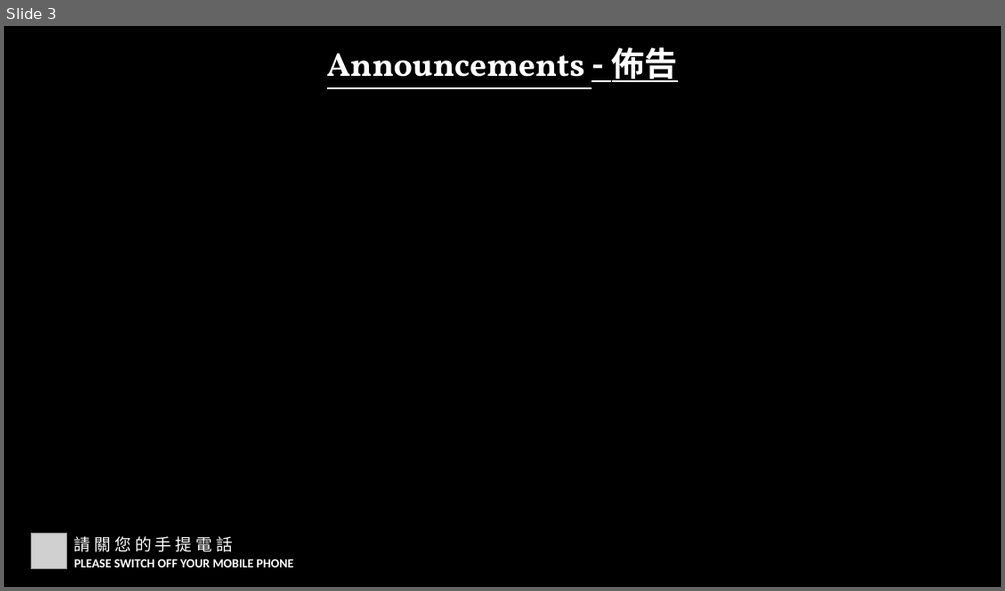
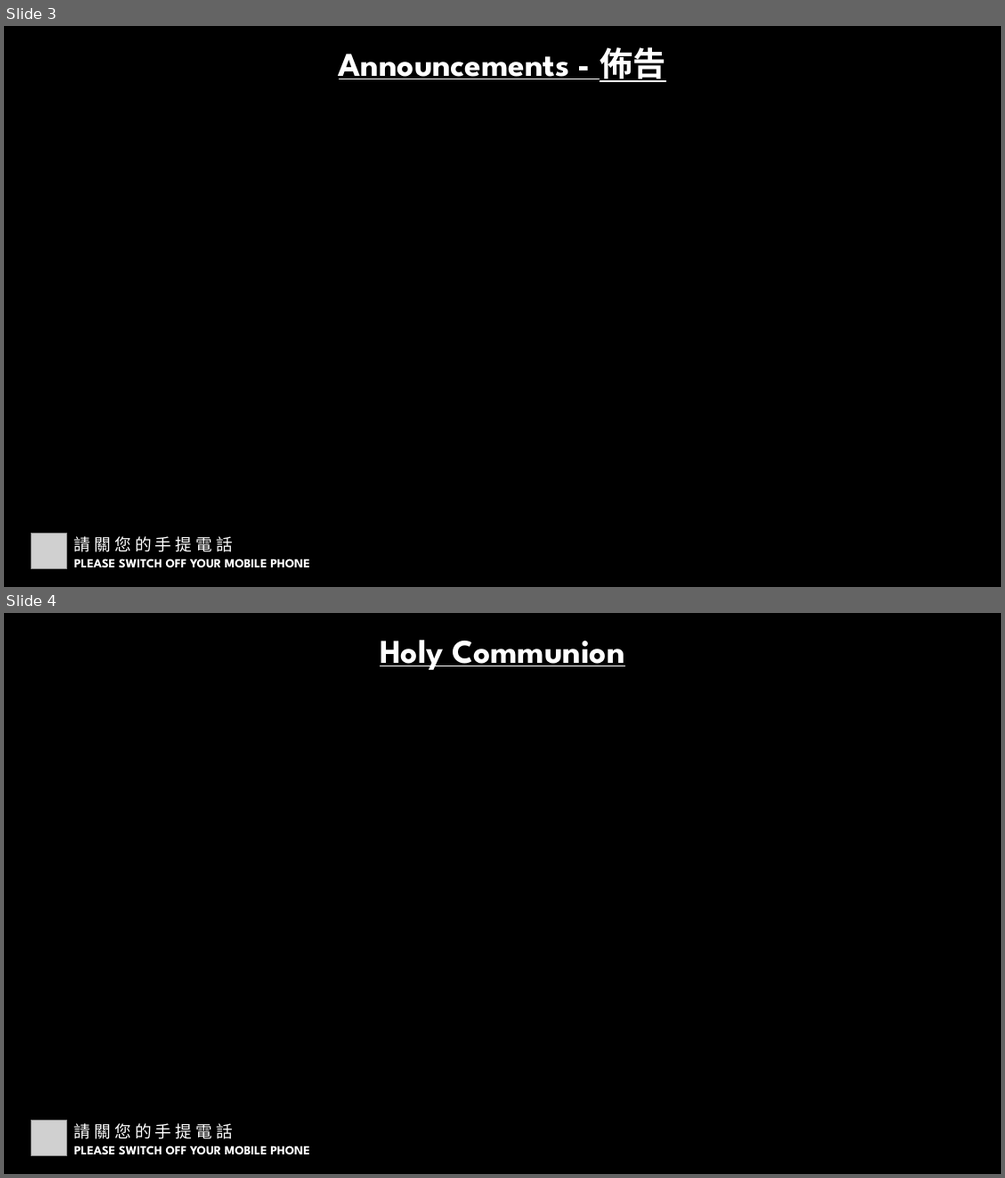
Before and after one commit to calebchanwy/tjc-powerpoint, a slide deck: TJCPowerPoint/bin/Debug/Files/ServiceWidescreen.pptx. Shown one above the other, each under a label of ours: slide 3 before the commit, slides 3 and 4 after it. The pictures are 1005x591 and 1005x1178 pixels, drawn with LibreOffice and Linux fonts; fonts in the diff are those of the drawing; grey boxes stand for pictures. Boxes give left, top, right and bottom in pixels: in the first picture for what was removed or moved away, otherwise in the second. Text is boxed around its words. In the diff, an @@ line names an element or a change of style, - is before the commit and + after.

```diff
--- a/TJCPowerPoint/bin/Debug/Files/ServiceWidescreen.pptx
+++ b/TJCPowerPoint/bin/Debug/Files/ServiceWidescreen.pptx
@@ slide 4 added at [4,613,1001,1174], background #000000 @@
@@ text added at [380,640,624,670], 32 pt, text #FFFFFF, bold, underline @@
+Holy Communion
@@ picture added at [32,1120,67,1155] @@
@@ text added at [74,1123,233,1139], 16 pt, text #FFFFFF @@
+請 關 您 的 手 提 電 話
@@ text added at [74,1145,310,1154], 12 pt, text #FFFFFF, bold @@
+PLEASE SWITCH OFF YOUR MOBILE PHONE
@@ slide 3 changed as well @@
@@ text "Announcements - 佈告" at [339,47,666,82]: font Vollkorn to League Spartan in "Announcements"; font Noto Sans CJK SC to League Spartan in "- 佈告" @@
@@ text "請 關 您 的 手 ..." at [74,536,233,552]: font Calibri to League Spartan @@
@@ text "PLEASE SWITCH OFF YOUR MOBILE ..." at [74,558,310,567]: font Calibri to League Spartan @@
```
Also in this commit, not shown: 3 other slides changed, 18 other files.
